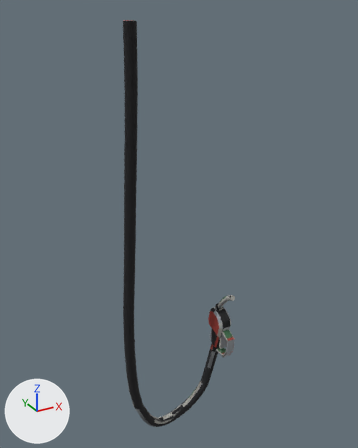
What one commit did to the OBJ model src/main/resources/assets/apocalypse_firstlight/models/block/fuel_dispenser/nozzle_front_diesel.obj.
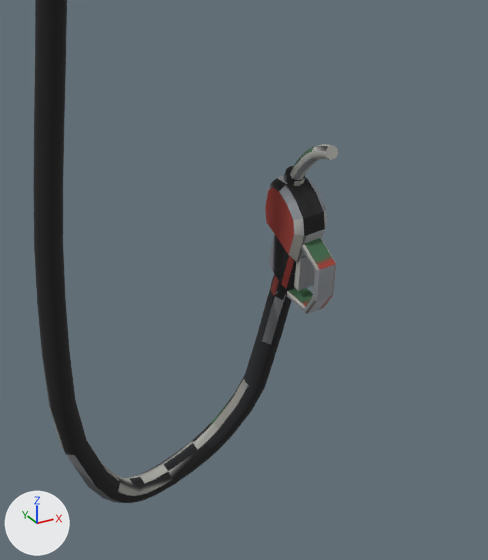
Old and new are each drawn whole from a 50 mm camera at (-0.49, -2.09, 2.52) aimed at (0.58, -0.16, 1.55) and again close up on the part from 31% to 81% of the width and 54% to 100% of the height. Lighting does not change. The marker at lower left points along +X, +Y and +Z. The last two pictures show the newer version. Where no turn or scale is listed for an object, it has been applied to the vertices. Vertices at exactly the same position are counted once.

The first close-up shows 'hose_diesel_front', 'nozzle_diesel_cover_front', 'nozzle_diesel_guard_front', 'nozzle_diesel_handle_front', 'nozzle_diesel_steel_front' and 1 more.
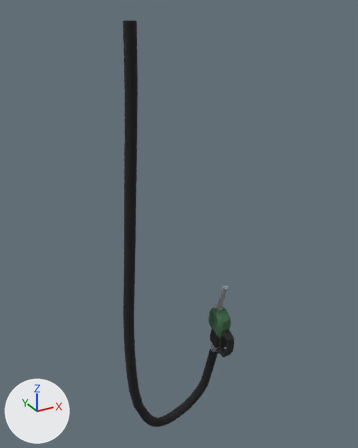
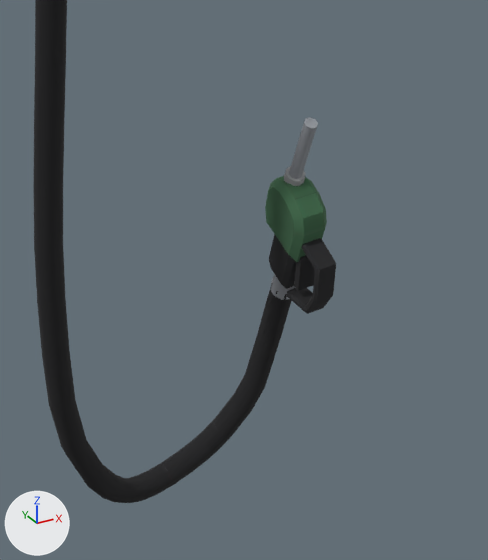
Edits to the bpy script that builds the scene:
```text
Change me_hose_diesel_front:
    where me_hose_diesel_front.from_pydata(...)  # 266 vertices, 272 faces; spans x 0.25..0.8, y -0.24..-0.09, z 0.27..2.47
    used by ob_hose_diesel_front; location = (0.0, 0.0, 0.0)
    me_hose_diesel_front part 1: texture (UV) coordinates of 174 of 272 faces, centred in x 0.26..0.8, y -0.23..-0.09, z 0.27..2.47, changed; they spanned u 0.07..0.98, v 0.06..0.29 and now span u 0.0..0.97, v 0.07..0.29
Change me_nozzle_diesel_cover_front:
    where me_nozzle_diesel_cover_front.from_pydata(...)  # 36 vertices, 41 faces; spans x 0.738..0.812, y -0.311..-0.178, z 0.899..1.052
    used by ob_nozzle_diesel_cover_front; location = (0.0, 0.0, 0.0)
    me_nozzle_diesel_cover_front part 2: texture (UV) coordinates of 41 of 41 faces, centred in x 0.738..0.812, y -0.308..-0.182, z 0.915..1.05, changed; they spanned u 0.0..0.98, v 0.06..0.25 and now span u 0.05..0.99, v 0.07..0.25
Change me_nozzle_diesel_guard_front:
    where me_nozzle_diesel_guard_front.from_pydata(...)  # 48 vertices, 54 faces; spans x 0.752..0.798, y -0.359..-0.254, z 0.791..0.952
    used by ob_nozzle_diesel_guard_front; location = (0.0, 0.0, 0.0)
    me_nozzle_diesel_guard_front part 3: texture (UV) coordinates of 54 of 54 faces, centred in x 0.752..0.798, y -0.357..-0.254, z 0.795..0.946, changed; they spanned u 0.0..0.97, v 0.01..0.23 and now span u 0.0..0.99, v 0.02..0.25
Change me_nozzle_diesel_steel_front:
    used by ob_nozzle_diesel_steel_front; location = (0.0, 0.0, 0.0)
    remove me_nozzle_diesel_steel_front.from_pydata(...)  # 96 vertices, 110 faces; spans x 0.75..0.8, y -0.358..-0.183, z 0.763..1.189
    add me_nozzle_diesel_steel_front.from_pydata(...)  # 72 vertices, 86 faces; spans x 0.75..0.8, y -0.295..-0.183, z 0.763..1.207
    me_nozzle_diesel_steel_front part 4
    25 vertices are removed from x 0.762..0.788, y -0.358..-0.318, z 1.153..1.189
    32 faces are deleted
    48 vertices move from x 0.762..0.788, y -0.319..-0.22, z 1.037..1.164 to x 0.762..0.788, y -0.295..-0.219, z 1.039..1.207
    1 vertex is added at (0.775, -0.283, 1.203)
    8 new faces join them
    me_nozzle_diesel_steel_front part 5: 78 kept faces spanning x 0.75..0.8, y -0.295..-0.183, z 0.763..1.207 get new texture (UV) coordinates
```

Boxes (x1, y1, x2, y2) around the edits, measured in the close-ups (488 x 560 px; the box of a moved part takes in the faces that stretch with it):
'nozzle_diesel_steel_front', reshaped (29% narrower, 17% taller)
    before: (270, 144, 338, 300)
    after: (270, 118, 318, 300)
part 1 of me_hose_diesel_front, surface changed
    both: (47, 285, 287, 503)
part 2 of me_nozzle_diesel_cover_front, surface changed
    both: (265, 176, 327, 262)
part 3 of me_nozzle_diesel_guard_front, surface changed (grey to black)
    both: (287, 238, 336, 314)
part 4 of me_nozzle_diesel_steel_front, moved or reshaped
    before: (312, 144, 338, 160)
    after: (304, 118, 318, 128)
part 5 of me_nozzle_diesel_steel_front, surface changed
    before: (270, 147, 320, 300)
    after: (270, 123, 317, 300)
